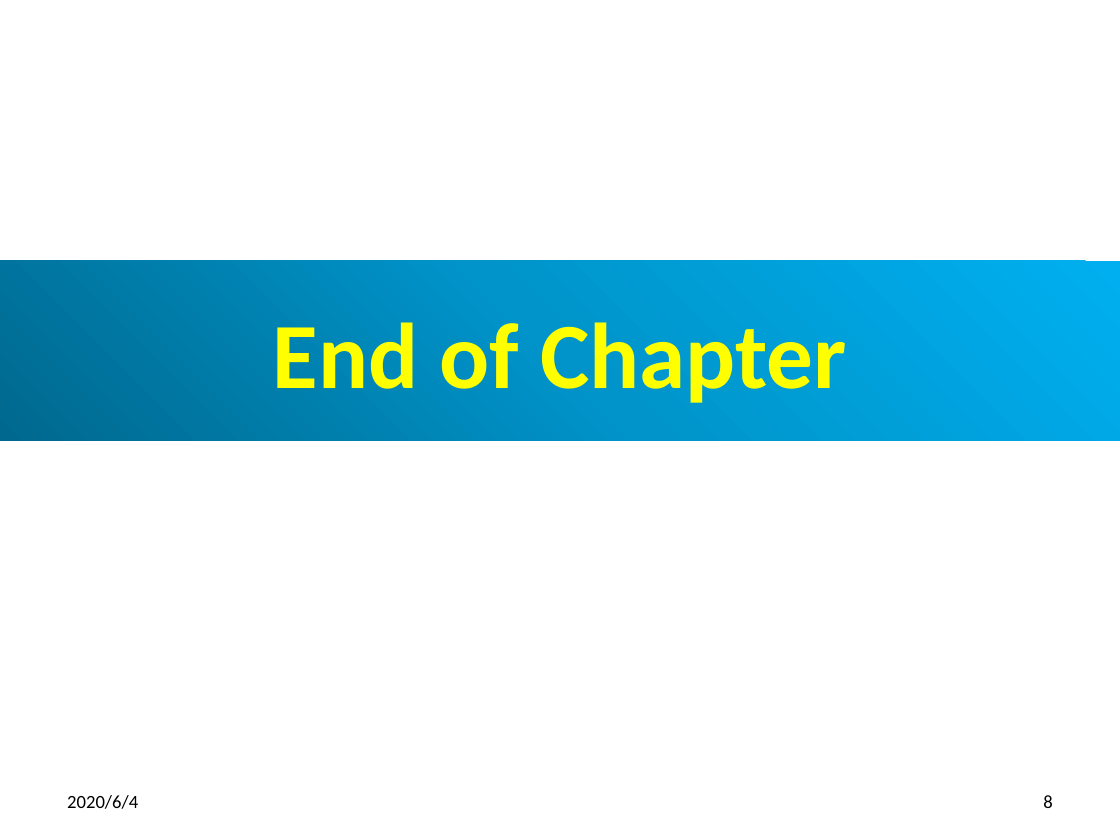
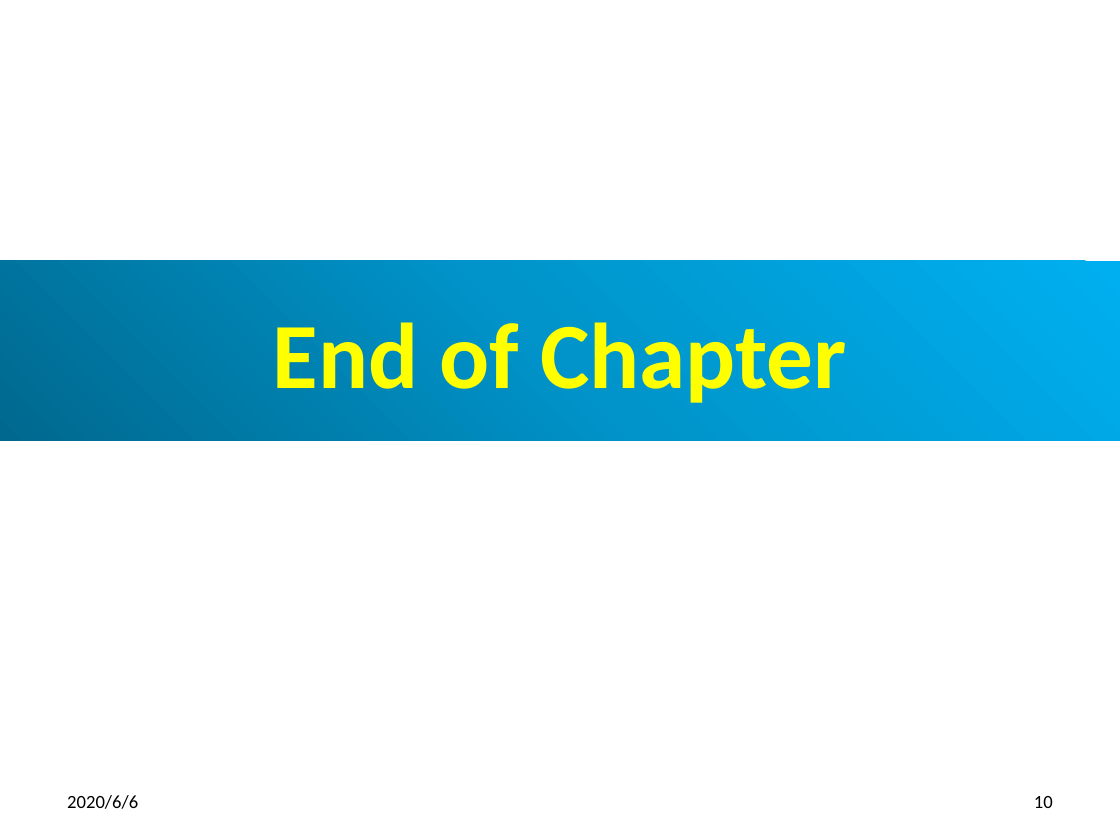
Before and after one commit to peterhchen/850_DeepLearningFundamental, a slide deck: slide 10 of 11_Prediction.pptx (slide 8 before the commit). Drawn at 1120x840 pixels with LibreOffice and Linux fonts; fonts in the diff are those of the drawing. Boxes give left, top, right and bottom in pixels: in the first picture for what was removed or moved away, otherwise in the second. Text is boxed around its words. In the diff, an @@ line names an element or a change of style, - is before the commit and + after.

```diff
--- a/11_Prediction.pptx
+++ b/11_Prediction.pptx
@@ text at (67, 795, 138, 809): text changed @@
-2020/6/4
+2020/6/6
@@ page number at (1034, 796, 1053, 808): text changed @@
-8
+10
```
Also in this commit, not shown: 7 other slides changed, 2 slides added.
